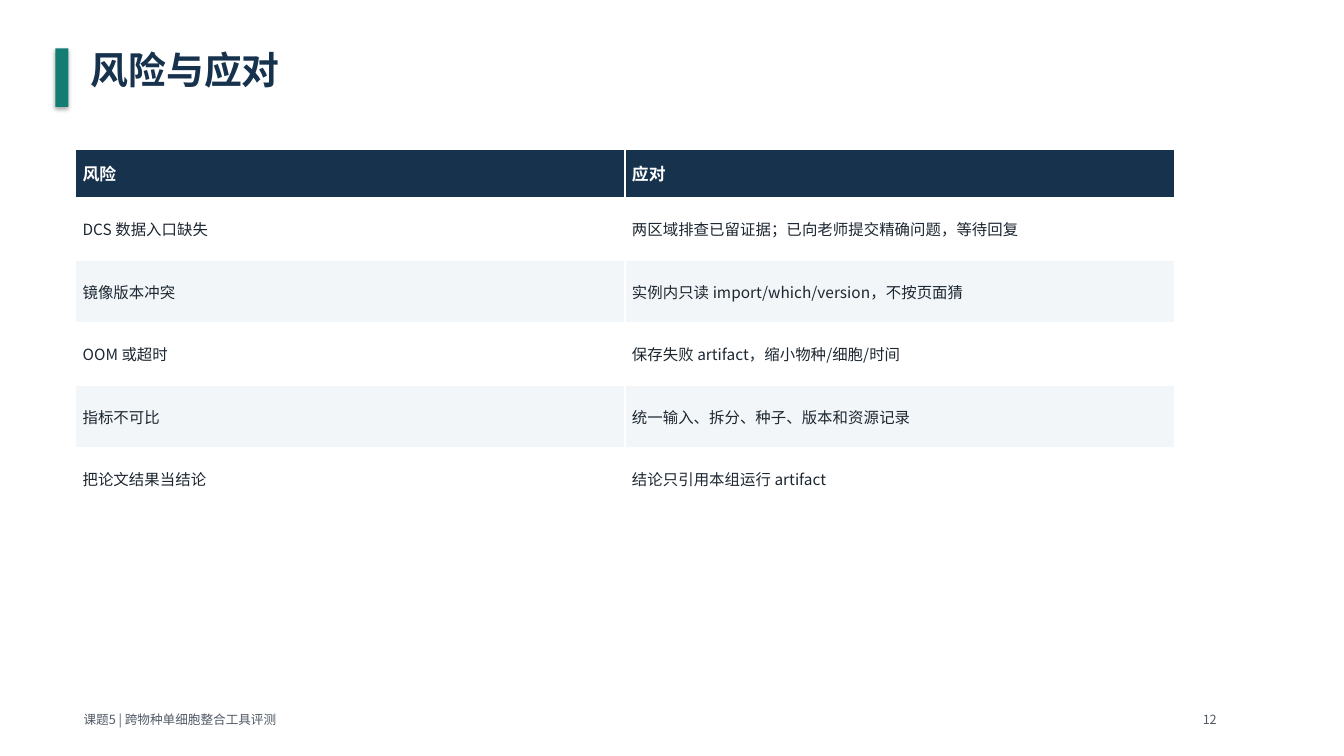
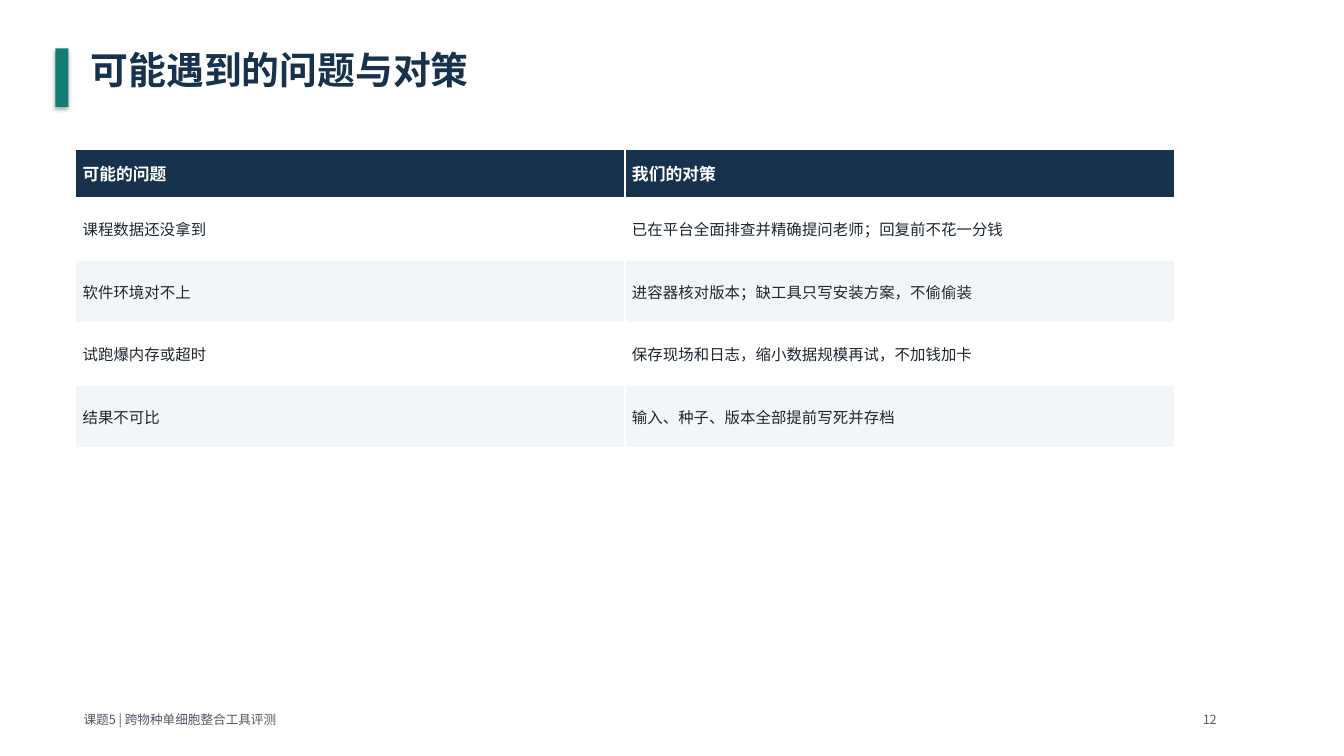
Before and after one commit to bernis-web/course5-prep, a slide deck: slide 12 of deliverables/course5-monday-presentation.pptx. Drawn at 1344x756 pixels with LibreOffice and Linux fonts; fonts in the diff are those of the drawing. Boxes give left, top, right and bottom in pixels: in the first picture for what was removed or moved away, otherwise in the second. Text is boxed around its words. In the diff, an @@ line names an element or a change of style, - is before the commit and + after.

```diff
--- a/deliverables/course5-monday-presentation.pptx
+++ b/deliverables/course5-monday-presentation.pptx
@@ text at (x1=91, y1=51, x2=469, y2=88): text changed @@
-风险与应对
+可能遇到的问题与对策
@@ table at (x1=76, y1=149, x2=1175, y2=448) @@
-row 1: 风险 | 应对
-row 2: DCS 数据入口缺失 | 两区域排查已留证据；已向老师提交精确问题，等待回复
-row 3: 镜像版本冲突 | 实例内只读 import/which/version，不按页面猜
-row 4: OOM 或超时 | 保存失败 artifact，缩小物种/细胞/时间
-row 5: 指标不可比 | 统一输入、拆分、种子、版本和资源记录
-row 6: 把论文结果当结论 | 结论只引用本组运行 artifact
+row 1: 可能的问题 | 我们的对策
+row 2: 课程数据还没拿到 | 已在平台全面排查并精确提问老师；回复前不花一分钱
+row 3: 软件环境对不上 | 进容器核对版本；缺工具只写安装方案，不偷偷装
+row 4: 试跑爆内存或超时 | 保存现场和日志，缩小数据规模再试，不加钱加卡
+row 5: 结果不可比 | 输入、种子、版本全部提前写死并存档
```
Also in this commit, not shown: 5 other slides changed, 7 slides added, 7 slides removed, 2 other files.
